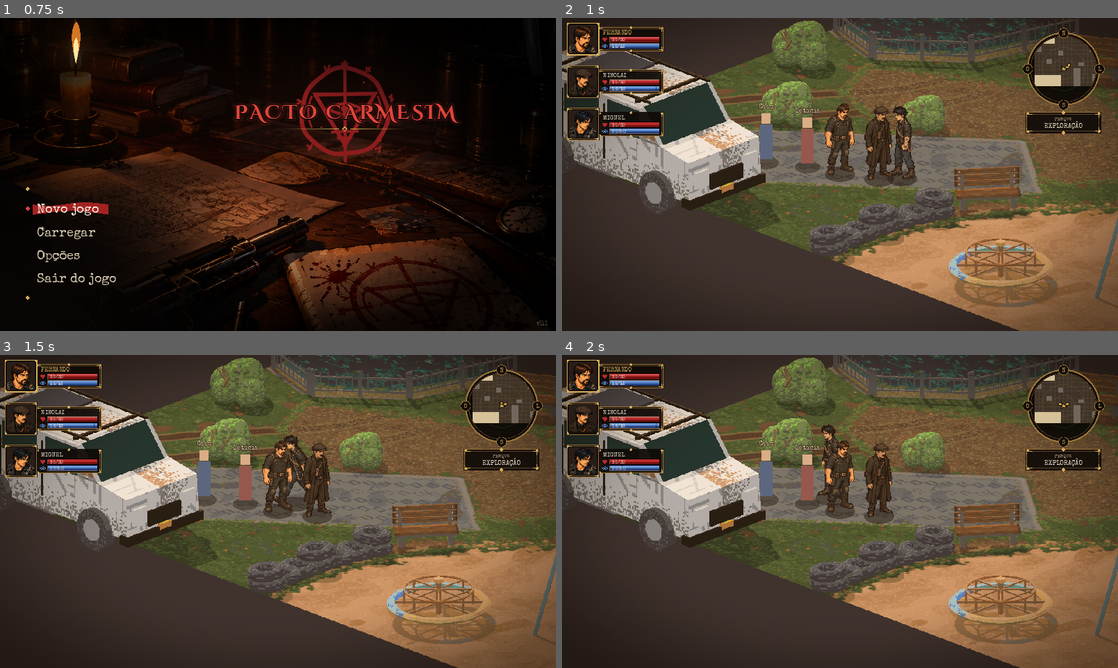
Above: before the commit, frames 1-4 (two rows, left to right).
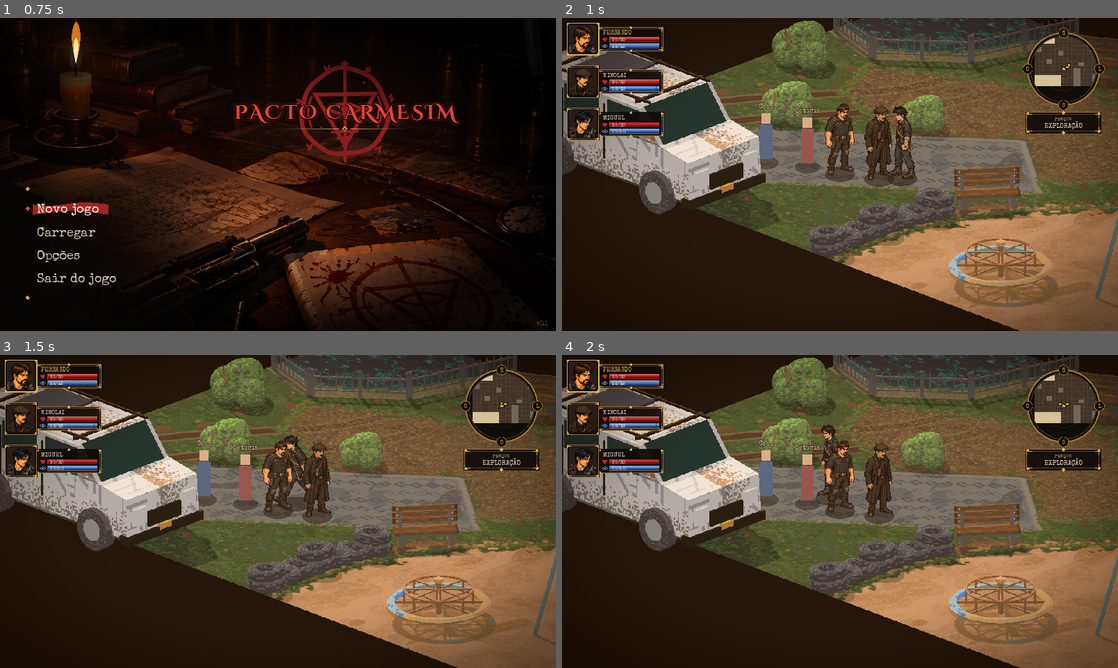
Above: after the commit, the same moments.

Repository: Brombilaa/game
Game: Godot game, scene res://scenes/menu/main_menu.tscn
Two runs of this game, one before a commit and one after it. Both use one fixed random seed, a clock stepped at 60 frames per second and the inputs below.
Inputs (mouse positions are in pixels of both pictures, inside the frame that each line leads up to):
- Up to frame 1 (0.75 s): tap Enter (ui_accept) at 0.5 s; hold Right (ui_right) from 0.53 s (still down); tap R at 0.6 s; click (278, 174) at 0.67 s
- Up to frame 2 (1 s): keep holding Right (ui_right); tap Enter (ui_accept) at 0.77 s
- Up to frame 3 (1.5 s): move the mouse to (166, 527) at 1.27 s; release Right (ui_right) at 1.28 s; hold Down (ui_down) from 1.28 s (still down); tap Space at 1.35 s
- Up to frame 4 (2 s): keep holding Down (ui_down); tap Enter (ui_accept) at 1.52 s

Frame 1 is identical in both runs. In frame 2, 21% of the frame differs, in the area x 0-77%, y 0-100%; in frame 3, 21%; in frame 4, 21%.
Error in both runs: Cannot call method 'set_input_as_handled' on a null value. (res://scripts/ui/main_menu.gd:358)

Commit message:
Parque: fora da borda do parque fica escuro em vez do cinza do render
Co-Authored-By: Claude Sonnet 5.5 <noreply@anthropic.com>
Claude-Session: https://claude.ai/code/session_01EDsCLD53ZdD8X5Veo2XZN1

Diff:
--- a/scripts/exploration/parque.gd
+++ b/scripts/exploration/parque.gd
@@ -17,6 +17,7 @@
 const CLUE_HINT_RANGE := 260.0  # o brilho da pista aparece quando o controlado chega perto
 const STAND_FACTOR := 0.85  # distância de parada, em fração do raio da pista
 const DUSK_TINT := Color(0.95, 0.55, 0.2, 0.13)  # véu do entardecer quente (Léo escolheu o modelo A, 30/10)
+const VOID_COLOR := Color(0.03, 0.02, 0.02)  # o que está além da borda do parque
 const VIGNETTE_SIZE := 128  # textura da vinheta, esticada sobre a tela
 const VIGNETTE_STRENGTH := 0.55
 const FRAME_BG := Color(0.063, 0.043, 0.031, 0.95)
@@ -121,6 +122,8 @@
 
 func _draw() -> void:
 	var font := ThemeDB.fallback_font
+	var view := get_canvas_transform().affine_inverse() * Rect2(Vector2.ZERO, get_viewport_rect().size)
+	draw_rect(view, VOID_COLOR)  # fora do parque é escuro, não o cinza do render
 	draw_texture(backdrop, -scenario.backdrop_origin)
 	if mode == Mode.EXPLORATION:
 		for e in enemies:
@@ -154,7 +157,6 @@
 	if mode == Mode.COMBAT:
 		_draw_preview(font)
 	# Véu quente e vinheta cobrem o cenário e os personagens, mas ficam por baixo do HUD.
-	var view := get_canvas_transform().affine_inverse() * Rect2(Vector2.ZERO, get_viewport_rect().size)
 	draw_rect(view, DUSK_TINT)
 	draw_texture_rect(vignette, view, false)
 	_draw_hud(font)
Binary file changed: assets/sprites/cenario/parque/fundo.png
